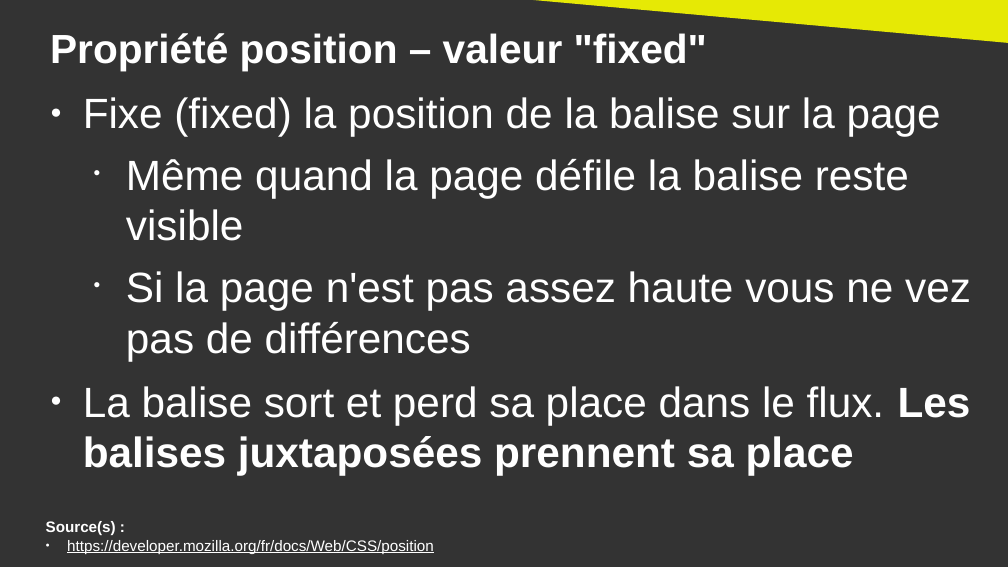
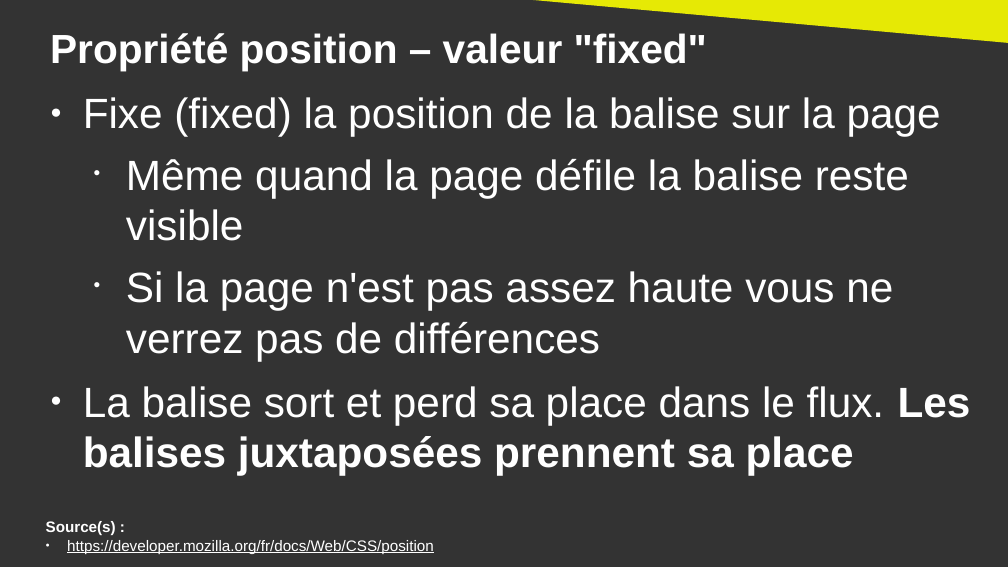
Before and after one commit to DanYellow/cours, a slide deck: slide 13 of integration-web-s2/travaux-pratiques/numero-1/presentation.odp. Drawn at 1008x567 pixels with LibreOffice and Linux fonts; fonts in the diff are those of the drawing. Boxes give left, top, right and bottom in pixels: in the first picture for what was removed or moved away, otherwise in the second. Text is boxed around its words. In the diff, an @@ line names an element or a change of style, - is before the commit and + after.

```diff
--- a/integration-web-s2/travaux-pratiques/numero-1/presentation.odp
+++ b/integration-web-s2/travaux-pratiques/numero-1/presentation.odp
@@ text at box(126, 271, 893, 361): text changed @@
-  • Si la page n'est pas assez haute vous ne vez pas de différences
+  • Si la page n'est pas assez haute vous ne verrez pas de différences
```
Also in this commit, not shown: 3 other slides changed, 1 other file.
